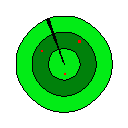
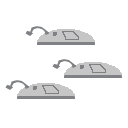
Revision of a layered 128×128 image; what changed, layer by layer:
added layer "Layer 18" above "Calque 28" over bbox(5, 16, 122, 113)
hid "Calque 28" over bbox(5, 16, 122, 113)
